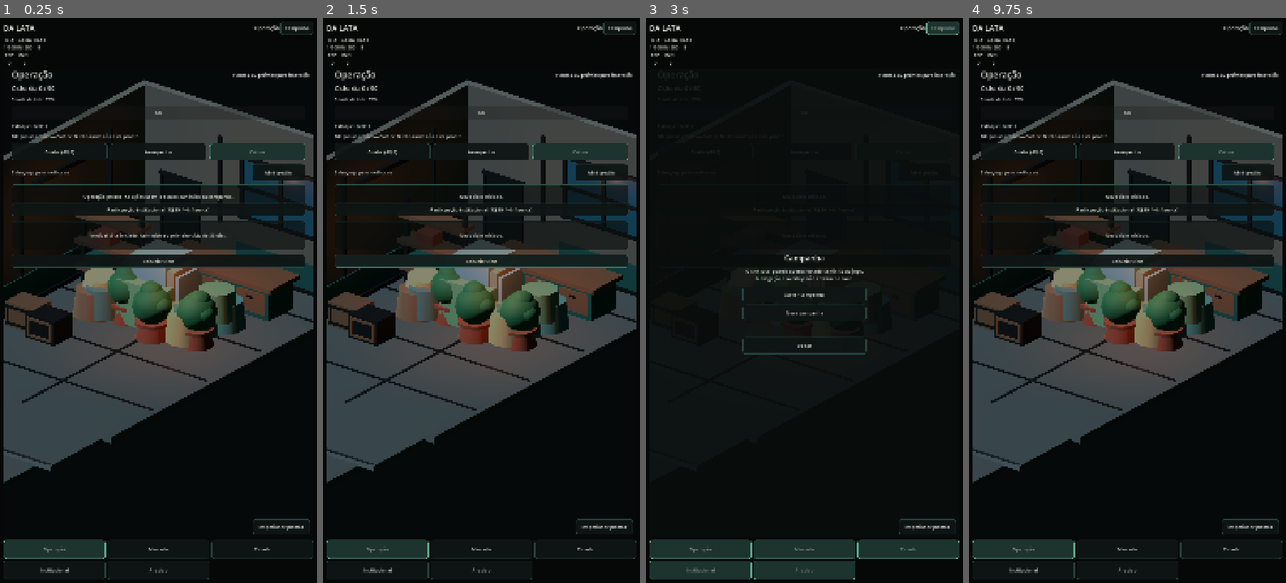
Above: before the commit, frames 1-4 (left to right).
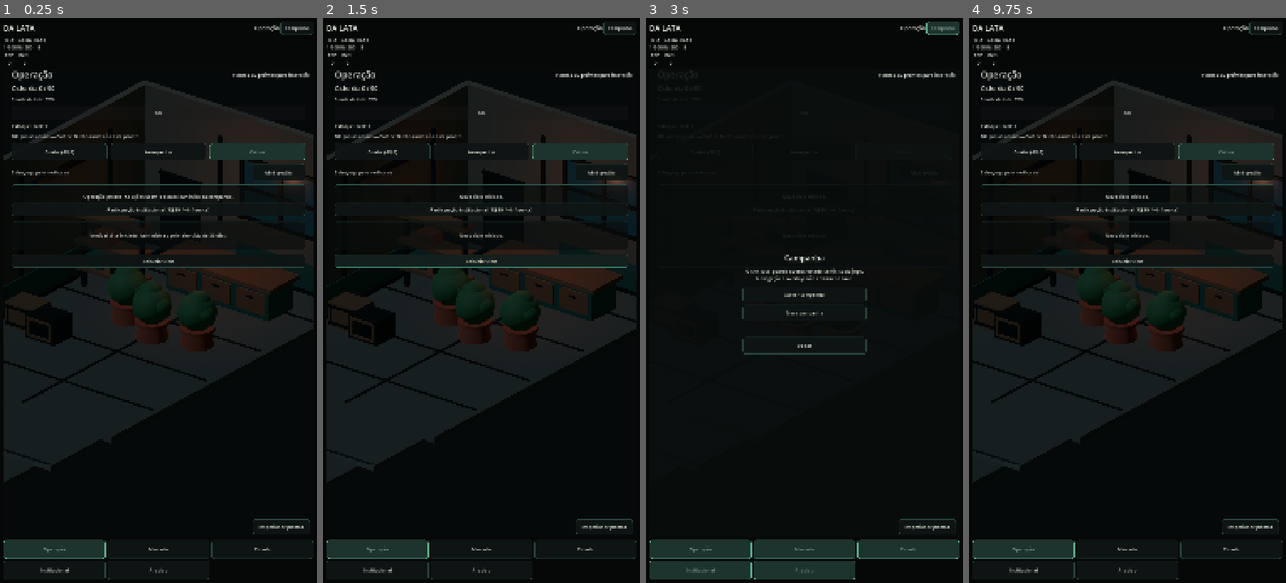
Above: after the commit, the same moments.

Repository: az1nn/growing-rio
Game: Godot game, scene res://scenes/shell/game_shell.tscn
The game is run twice, just before and just after one commit, with the same random seed, the same clock (stepped at 60 frames per second) and the same inputs.
Inputs:
- Up to frame 1 (0.25 s): no input
- Up to frame 2 (1.5 s): click "Reiniciar ciclo" at 0.5 s; click "Reiniciar ciclo" at 1.25 s
- Up to frame 3 (3 s): click "Reiniciar ciclo" at 2 s; click "Campanha" at 2.75 s
- Up to frame 4 (9.75 s): click "Inspecionar plantas" at 3.5 s; click "Cuidar (-R$5)" at 4.25 s; click "Avançar dia" at 5 s; click "Abrir gestão" at 5.75 s; click "Participação institucional (-…" at 6.5 s; click "Salvar campanha" at 7.25 s; click "Salvar campanha" at 8 s; click "Confirmar substituição" at 8.75 s; click "Carregar campanha" at 9.5 s

The runs differ from the first frame. In frame 1, 28% of the frame differs, in the area x 1-99%, y 11-83%; in frame 2, 28%; in frame 3, less than 0.1%; in frame 4, 28%.

Commit message:
fix: expose independent 3D panels in every scene

Diff:
--- a/scenes/visual/interactive_context_3d.tscn
+++ b/scenes/visual/interactive_context_3d.tscn
@@ -49,19 +49,19 @@
 script = ExtResource("1_script")
 
 [node name="ViewportContainer" type="SubViewportContainer" parent="."]
-z_index = -10
+z_index = 5
 layout_mode = 1
-anchors_preset = 15
-anchor_right = 1.0
-anchor_bottom = 1.0
-grow_horizontal = 2
-grow_vertical = 2
+anchor_left = 0.46
+anchor_top = 0.58
+anchor_right = 0.98
+anchor_bottom = 0.88
 mouse_filter = 1
 stretch = true
 
 [node name="Viewport" type="SubViewport" parent="ViewportContainer"]
 size = Vector2i(540, 960)
 render_target_update_mode = 4
+own_world_3d = true
 physics_object_picking = true
 handle_input_locally = false
 gui_disable_input = false
